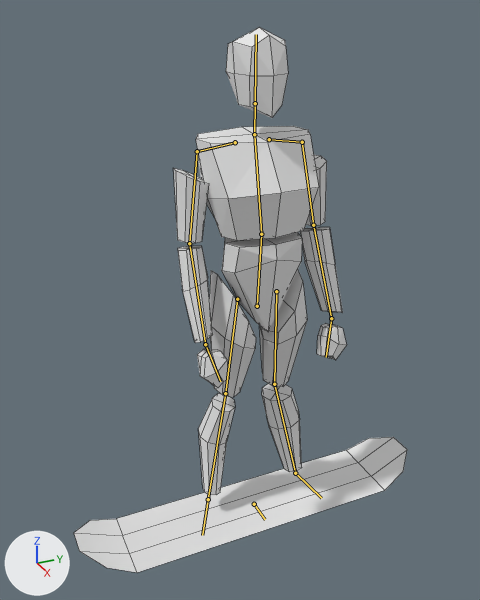
Before and after pictures for a commit that changed the Blender file chars/Snowboarder.blend.
Before and after are seen from a camera (50 mm lens) standing at (2.48, -1.21, 1.47) and looking at (0.0, -0.09, 0.23). The axes (+X, +Y, +Z) are drawn at lower left. The lights are the same throughout. The bones that bend it are drawn over the model as lines. Mesh edges are drawn as thin lines.

Objects in the first picture: 'Snowboarder'.
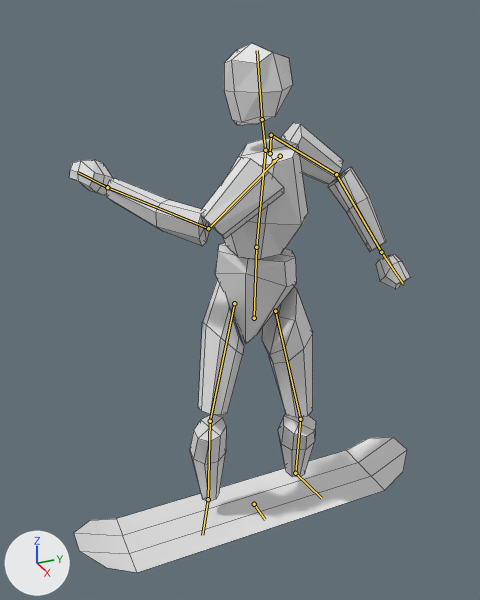
The newer file adds an action. The first version stands in its rest pose; the second is drawn at frame 10 of the action 'Rotate Right'.

The edits, one by one:
Bone 'Abdomen' (bone_abdomen) moves from (0.0, 0.0, 0.0) to (-0.013, -0.057, 0.007).
Bone 'Abdomen' (bone_abdomen) turns from (0, 0, 0) to (0, -42, 2) degrees about its own x, y and z.
Bone 'Left Upper Leg' (bone_left_upper_leg) turns from (0, 0, 0) to (9, -45, 7) degrees about its own x, y and z.
Bone 'Left Lower Leg' (bone_left_lower_leg) turns from (0, 0, 0) to (-17, 0, 0) degrees about its own x, y and z.
Bone 'Right Upper Leg' (bone_right_upper_leg) turns from (0, 0, 0) to (16, -10, -12) degrees about its own x, y and z.
Bone 'Right Lower Leg' (bone_right_lower_leg) turns from (0, 0, 0) to (-20, 0, 0) degrees about its own x, y and z.
Bone 'Torso' (bone_torso) moves from (0.0, 0.0, 0.0) to (-0.007, 0.0, -0.001).
Bone 'Torso' (bone_torso) turns from (0, 0, 0) to (23, -67, -23) degrees about its own x, y and z.
Bone 'Neck' (bone_neck) turns from (0, 0, 0) to (0, -27, 0) degrees about its own x, y and z.
Bone 'Head' (bone_head) turns from (0, 0, 0) to (-2, -24, 1) degrees about its own x, y and z.
Bone 'Left Upper Arm' (bone_left_upper_arm) turns from (0, 0, 0) to (-21, 0, 0) degrees about its own x, y and z.
Bone 'Left Hand' (bone_left_hand) moves from (0.0, 0.0, 0.0) to (1.103, -0.434, -0.077).
Bone 'Left Hand' (bone_left_hand) turns from (0, 0, 0) to (-119, 15, 83) degrees about its own x, y and z.
Bone 'Right Hand' (bone_right_hand) moves from (0.0, 0.0, 0.0) to (-1.004, 0.005, -0.138).
Bone 'Right Hand' (bone_right_hand) turns from (0, 0, 0) to (46, 53, 45) degrees about its own x, y and z.

Changed parts and their boxes (x1, y1, x2, y2) in the pictures (480 x 600 px):
'Snowboarder', posed: before (74, 27, 407, 573); after (69, 43, 410, 573)
bone 'Abdomen', root to tip: before (257, 306) to (261, 234); after (254, 318) to (256, 247)
bone 'Left Upper Leg', root to tip: before (276, 291) to (274, 384); after (275, 311) to (300, 419)
bone 'Left Lower Leg', root to tip: before (274, 384) to (295, 473); after (300, 419) to (295, 473)
bone 'Right Upper Leg', root to tip: before (237, 299) to (225, 393); after (234, 303) to (210, 421)
bone 'Right Lower Leg', root to tip: before (225, 393) to (208, 499); after (210, 421) to (208, 499)
bone 'Torso', root to tip: before (261, 234) to (254, 134); after (256, 247) to (265, 150)
bone 'Neck', root to tip: before (254, 134) to (255, 103); after (265, 150) to (262, 119)
bone 'Head', root to tip: before (255, 103) to (256, 34); after (262, 119) to (257, 50)
bone 'Left Upper Arm', root to tip: before (302, 142) to (313, 225); after (280, 156) to (208, 228)
bone 'Left Hand', root to tip: before (331, 318) to (326, 357); after (107, 187) to (78, 172)
bone 'Right Hand', root to tip: before (205, 344) to (220, 381); after (381, 252) to (402, 283)
